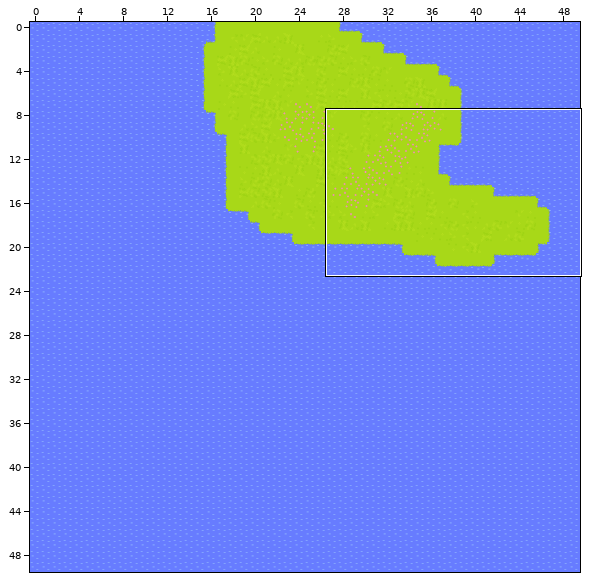
One commit to this Tiled map: resources/maps/test_map_2.tmx. Above: a wide view before the commit, with the close-up outlined.
Close-up. Before the edit:
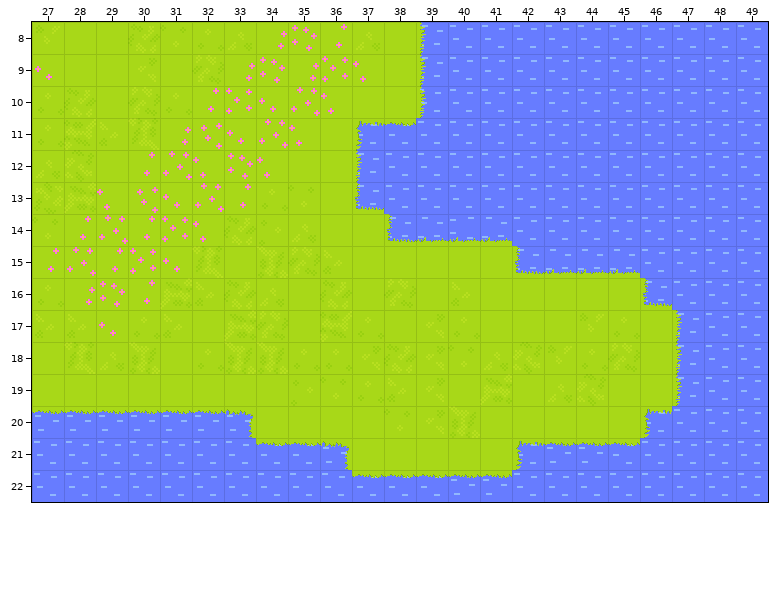
Cells are 32x32 px. Shown: x 27..49, y 8..22.
After:
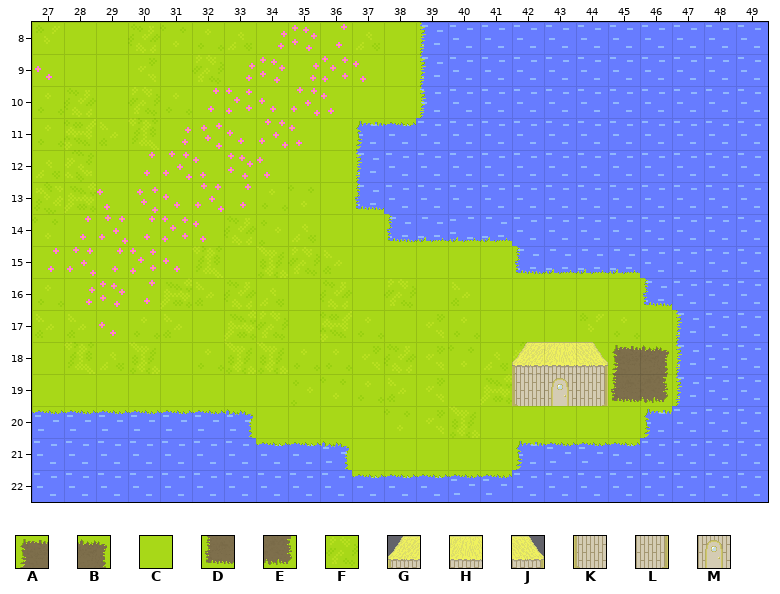
Key: from "outdoor_tileset_0": A 5, B 7, C 20, D 37, E 39, F 49, G 226, H 227, J 228, K 240, L 241, M 243.
_ is an empty cell.
Tiles of an added or newly shown layer are drawn over the layers below it.
Change:
Layer "Tile Layer 1":
Tile F becomes tile A in row 18 at x 45.
Tile C becomes tile B in row 18 at x 46.
Tile C becomes tile D in row 19 at x 45.
Tile C becomes tile E in row 19 at x 46.
Layer "Tile Layer 2" (added):
The author put tile G in row 18 at x 42.
The author put tile H in row 18 at x 43.
The author put tile J in row 18 at x 44.
The author put tile K in row 19 at x 42.
The author put tile L in row 19 at x 44.
The author put tile M in row 19 at x 43.
Changed places in both close-ups, as pixel boxes (x1, y1, x2, y2):
changed: (512, 342, 669, 406)
